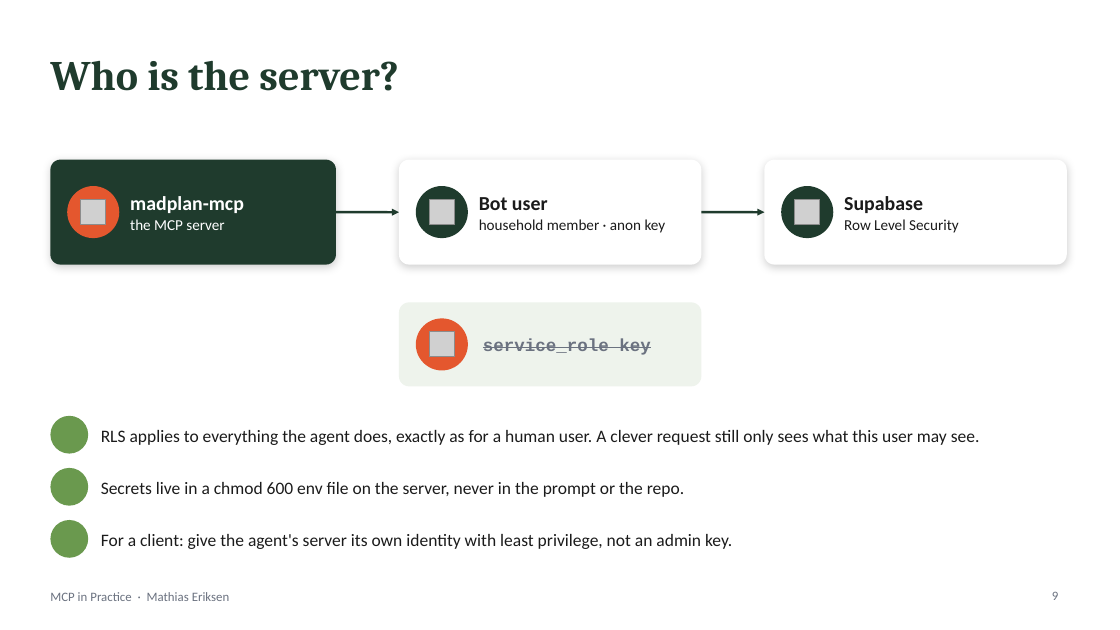
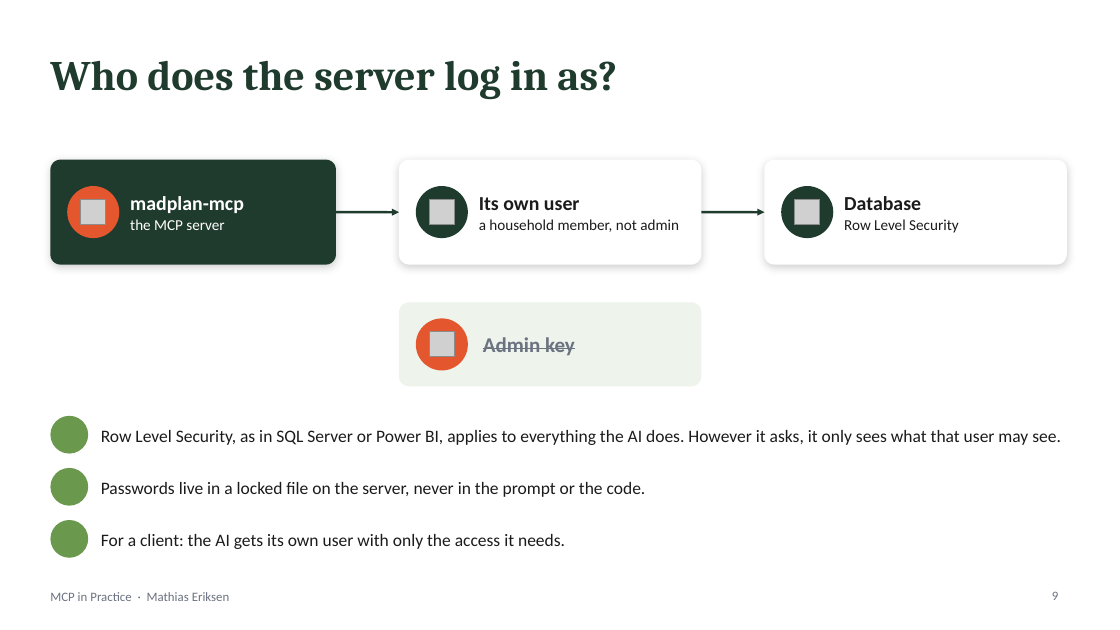
Before and after one commit to MSvante/public-speaking, a slide deck: slide 9 of madplan-agent/slides/mcp-in-practice.pptx. Drawn at 1120x630 pixels with LibreOffice and Linux fonts; fonts in the diff are those of the drawing; grey boxes stand for pictures; background and template pictures are left out. Boxes give left, top, right and bottom in pixels: in the first picture for what was removed or moved away, otherwise in the second. Text is boxed around its words. In the diff, an @@ line names an element or a change of style, - is before the commit and + after.

```diff
--- a/madplan-agent/slides/mcp-in-practice.pptx
+++ b/madplan-agent/slides/mcp-in-practice.pptx
@@ title at <box>50,60,617,100</box>: text changed @@
-Who is the server?
+Who does the server log in as?
@@ text at <box>479,197,679,232</box>: text changed @@
-Bot user
-household member · anon key
+Its own user
+a household member, not admin
@@ text at <box>844,196,921,210</box>: text changed @@
-Supabase
+Database
@@ text at <box>483,337,575,355</box>: text changed; size 15 to 18 pt; font Courier New to Calibri @@
-service_role key
+Admin key
@@ text at <box>101,430,1061,445</box>: text changed @@
-RLS applies to everything the agent does, exactly as for a human user. A clever request still only sees what this user may see.
+Row Level Security, as in SQL Server or Power BI, applies to everything the AI does. However it asks, it only sees what that user may see.
@@ text at <box>101,482,646,497</box>: text changed @@
-Secrets live in a chmod 600 env file on the server, never in the prompt or the repo.
+Passwords live in a locked file on the server, never in the prompt or the code.
@@ text at <box>101,534,565,549</box>: text changed @@
-For a client: give the agent's server its own identity with least privilege, not an admin key.
+For a client: the AI gets its own user with only the access it needs.
```
Also in this commit, not shown: 2 other slides changed, 4 slides added, 4 slides removed, 2 other files.
